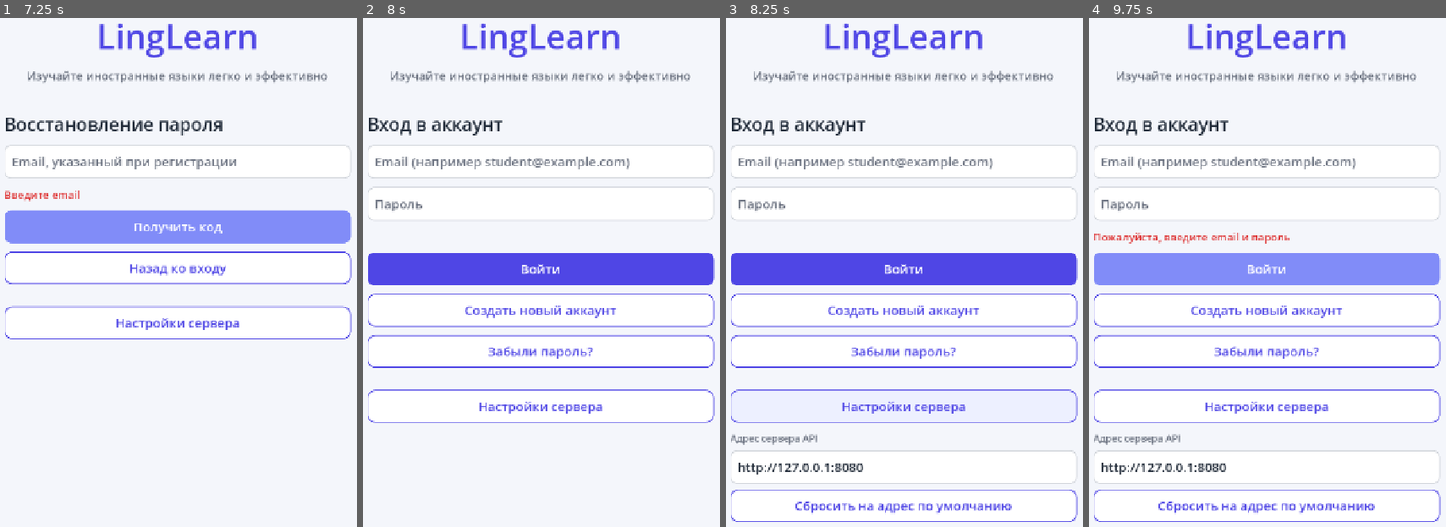
Above: before the commit, frames 1-4 (left to right).
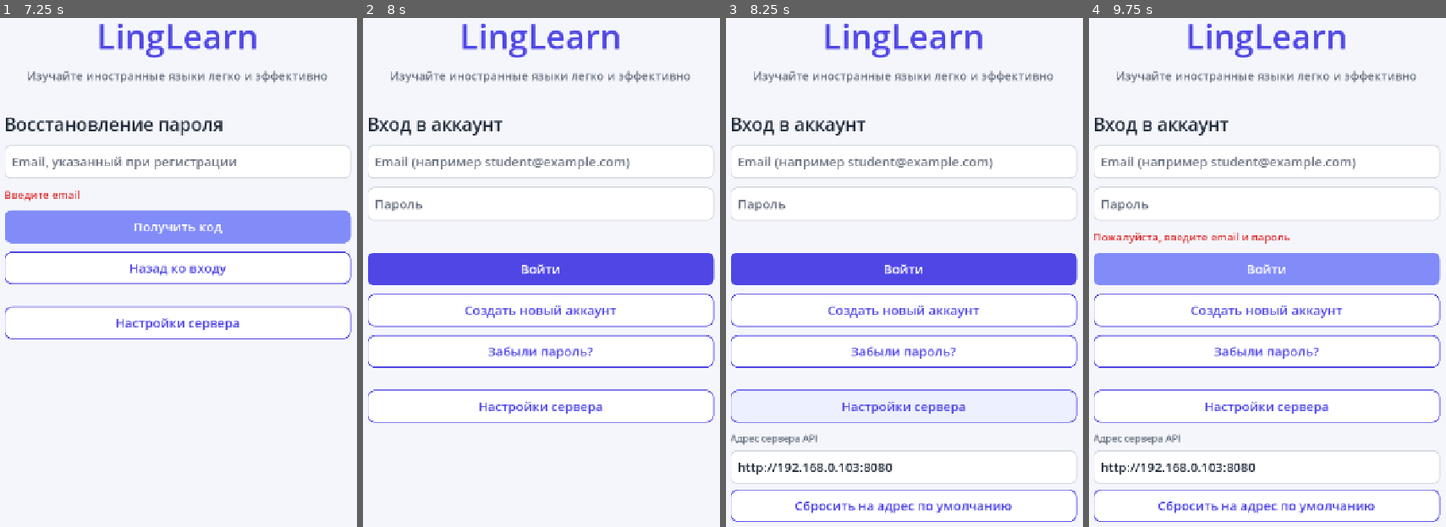
Above: after the commit, the same moments.

Repository: Reprog1Bodya/LingLearn-app
Game: Godot game, scene res://scenes/main.tscn
Two runs of this game, one before a commit and one after it. Both use one fixed random seed, a clock stepped at 60 frames per second and the inputs below.
Inputs (mouse positions are in pixels of both pictures, inside the frame that each line leads up to):
- Up to frame 1 (7.25 s): click (178, 160) at 0.52 s; type "12" at 0.6 s; click (178, 206) at 0.75 s; type "12" at 0.83 s; click "Войти" at 1.25 s; click "Создать новый аккаунт" at 2 s; click (178, 160) at 2.77 s; type "12" at 2.85 s; click (178, 206) at 3 s; type "12" at 3.08 s; click (178, 247) at 3.23 s; type "12" at 3.32 s; click (178, 287) at 3.52 s; type "12" at 3.6 s; click "Зарегистрироваться" at 4.25 s; click "У меня уже есть аккаунт" at 5 s; click "Забыли пароль?" at 5.75 s; click "Получить код" at 6.5 s
- Up to frame 2 (8 s): click "Назад ко входу" at 7.25 s
- Up to frame 3 (8.25 s): click "Настройки сервера" at 8 s
- Up to frame 4 (9.75 s): click "Сбросить на адрес по умолчанию" at 8.75 s; click "Войти" at 9.5 s

Frames 1-2 are identical in both runs. In frame 3, 0.4% of the frame differs, in the area x 16-47%, y 87-90%; in frame 4, 0.4%.

Commit message:
remove .env from git

Diff:
--- a/client/project.godot
+++ b/client/project.godot
@@ -14,7 +14,7 @@
 config/description="Приложение для изучения иностранных языков"
 run/main_scene="res://scenes/main.tscn"
 config/features=PackedStringArray("4.5", "GL Compatibility")
-config/icon="res://icon.svg"
+config/icon="uid://dcdqagmiyet4m"
 
 [autoload]
 
--- /dev/null
+++ b/client/server.cfg
@@ -0,0 +1,2 @@
+[server]
+url="http://192.168.0.103:8080"
Binary file added: client/ico.jpg
Binary file added: client/ico.png
Binary file added: client/icom.png
